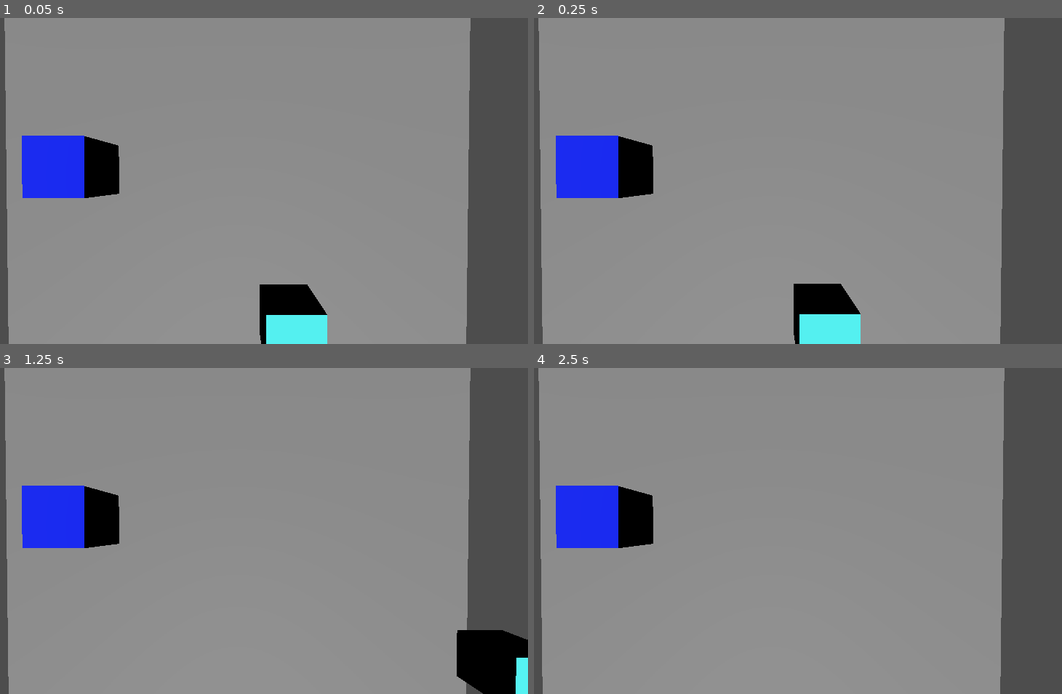
Above: before the commit, frames 1-4 (two rows, left to right).
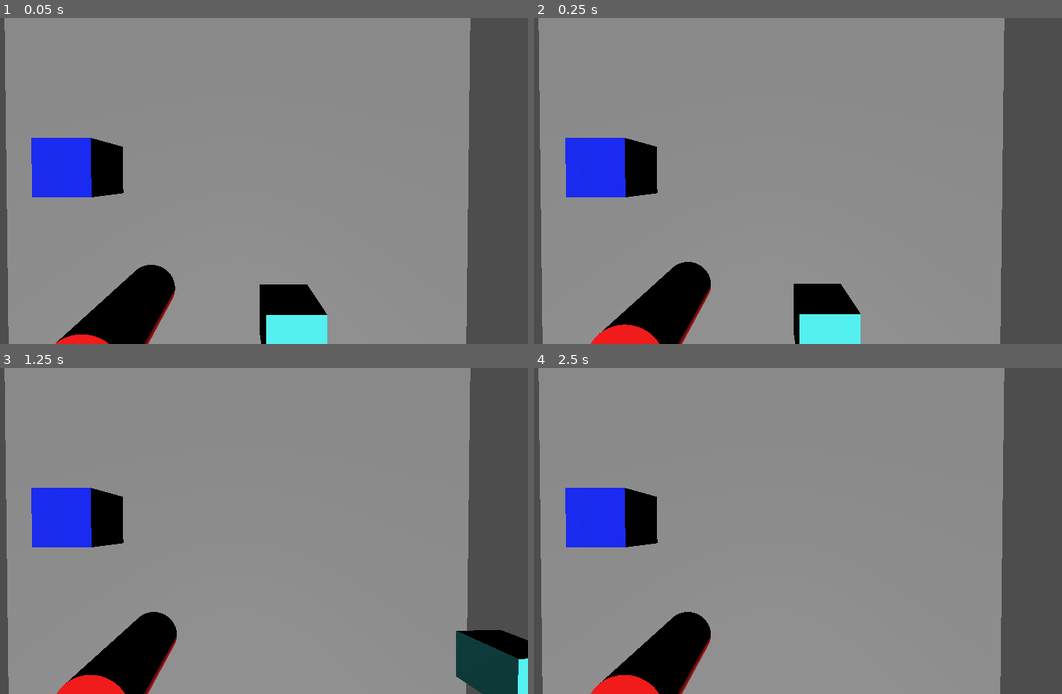
Above: after the commit, the same moments.

Repository: StudioXPEtudiant/25-26.FR.JEU.S5.god-sent
Game: Godot game, scene res://Area1.tscn
Same seed, same stepped clock (60 frames per second), same inputs: the game is played once before the commit and once after it.
Inputs (mouse positions are in pixels of both pictures, inside the frame that each line leads up to):
- Up to frame 1 (0.05 s): no input
- Up to frame 2 (0.25 s): no input
- Up to frame 3 (1.25 s): move the mouse to (364, 514) at 0.52 s; hold D (right) from 0.53 s (still down); click (364, 514) at 0.6 s
- Up to frame 4 (2.5 s): move the mouse to (655, 547) at 1.27 s; release D (right) at 1.28 s; hold S (down) 1.28-2.03 s; click (655, 547) at 1.35 s; tap Enter at 2 s; move the mouse to (829, 459) at 2.02 s; hold D (right) from 2.03 s (still down); click (829, 459) at 2.1 s

The runs differ from the first frame. In frame 1, 3.9% of the frame differs, in the area x 4-34%, y 36-100%; in frame 2, 4.0%; in frame 3, 5.6%, in the area x 4-100%, y 36-100%; in frame 4, 3.9%.

Commit message:
he doesn't fall through the floor

Diff:
--- a/Area1.tscn
+++ b/Area1.tscn
@@ -1,13 +1,16 @@
-[gd_scene load_steps=5 format=3 uid="uid://xxnpw2u1r5uh"]
+[gd_scene load_steps=7 format=3 uid="uid://xxnpw2u1r5uh"]
 
 [ext_resource type="PackedScene" uid="uid://g0dli74i45cw" path="res://player.tscn" id="1_junvb"]
 [ext_resource type="PackedScene" uid="uid://cmrb6lgtptwmh" path="res://enemie.tscn" id="2_3xr2b"]
+[ext_resource type="PackedScene" uid="uid://xm6c5671phf4" path="res://FireWeapon.tscn" id="3_l11es"]
 
 [sub_resource type="BoxMesh" id="BoxMesh_2ac6n"]
 
 [sub_resource type="BoxShape3D" id="BoxShape3D_nujgi"]
 
-[node name="Node3D" type="Node3D"]
+[sub_resource type="BoxShape3D" id="BoxShape3D_vpht6"]
+
+[node name="Node3D" type="StaticBody3D"]
 
 [node name="MeshInstance3D" type="MeshInstance3D" parent="."]
 transform = Transform3D(10, 0, 0, 0, 1, 0, 0, 0, 10, 0, 0, 0)
@@ -16,7 +19,6 @@
 [node name="Area3D" type="Area3D" parent="MeshInstance3D"]
 
 [node name="CollisionShape3D" type="CollisionShape3D" parent="MeshInstance3D/Area3D"]
-transform = Transform3D(1, 0, 0, 0, 1, 0, 0, 0, 1, 0, 0, 0)
 shape = SubResource("BoxShape3D_nujgi")
 
 [node name="Camera3D" type="Camera3D" parent="."]
@@ -29,4 +31,11 @@
 transform = Transform3D(1, 0, 0, 0, 1, 0, 0, 0, 1, 0.961733, 1.18422, 2.72046)
 
 [node name="Node3D2" parent="." instance=ExtResource("2_3xr2b")]
-transform = Transform3D(1, 0, 0, 0, 1, 0, 0, 0, 1, -2.95767, 1.19075, -0.184197)
+transform = Transform3D(1, 0, 0, 0, 1, 0, 0, 0, 1, -2.95767, 1.02999, -0.184197)
+
+[node name="FireWeapon" parent="." instance=ExtResource("3_l11es")]
+transform = Transform3D(1, 0, 0, 0, 1, 0, 0, 0, 1, -1.81457, 1.65504, 2.31862)
+
+[node name="CollisionShape3D" type="CollisionShape3D" parent="."]
+transform = Transform3D(10, 0, 0, 0, 1, 0, 0, 0, 10, 0, 0, 0)
+shape = SubResource("BoxShape3D_vpht6")
--- a/Movement_script.gd
+++ b/Movement_script.gd
@@ -19,10 +19,11 @@
 	var newVelocity = get_linear_velocity()
 	#print_debug(horizontalAxe)
 	#print_debug(verticalAxe)
-	#print_debug(linear_velocity)
+	print_debug(linear_velocity)
 	#print_debug(self.global_position)
 	var direction=Vector3(horizontalAxe,0,verticalAxe).normalized()
 	linear_velocity+=moveSpeed*direction*delta
+
 
 
 	if verticalAxe==0 and horizontalAxe==0 :
